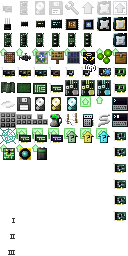
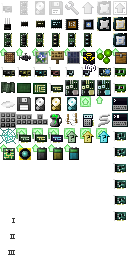
Comparing the layer stacks of the two (128, 256) images. Changes:
painted on "items" (2nd of 2, in "items") over [48, 144, 79, 160]
